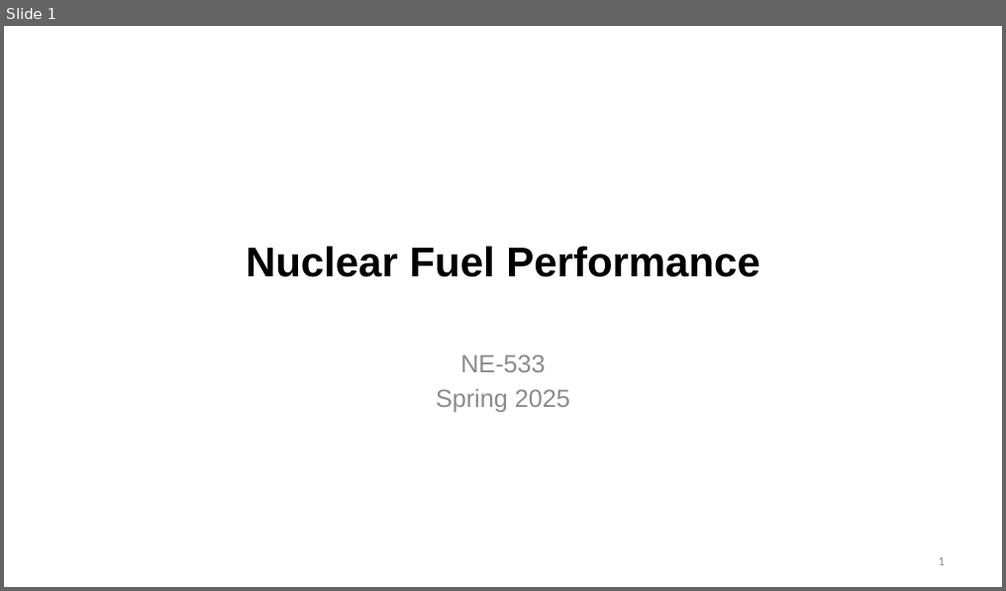
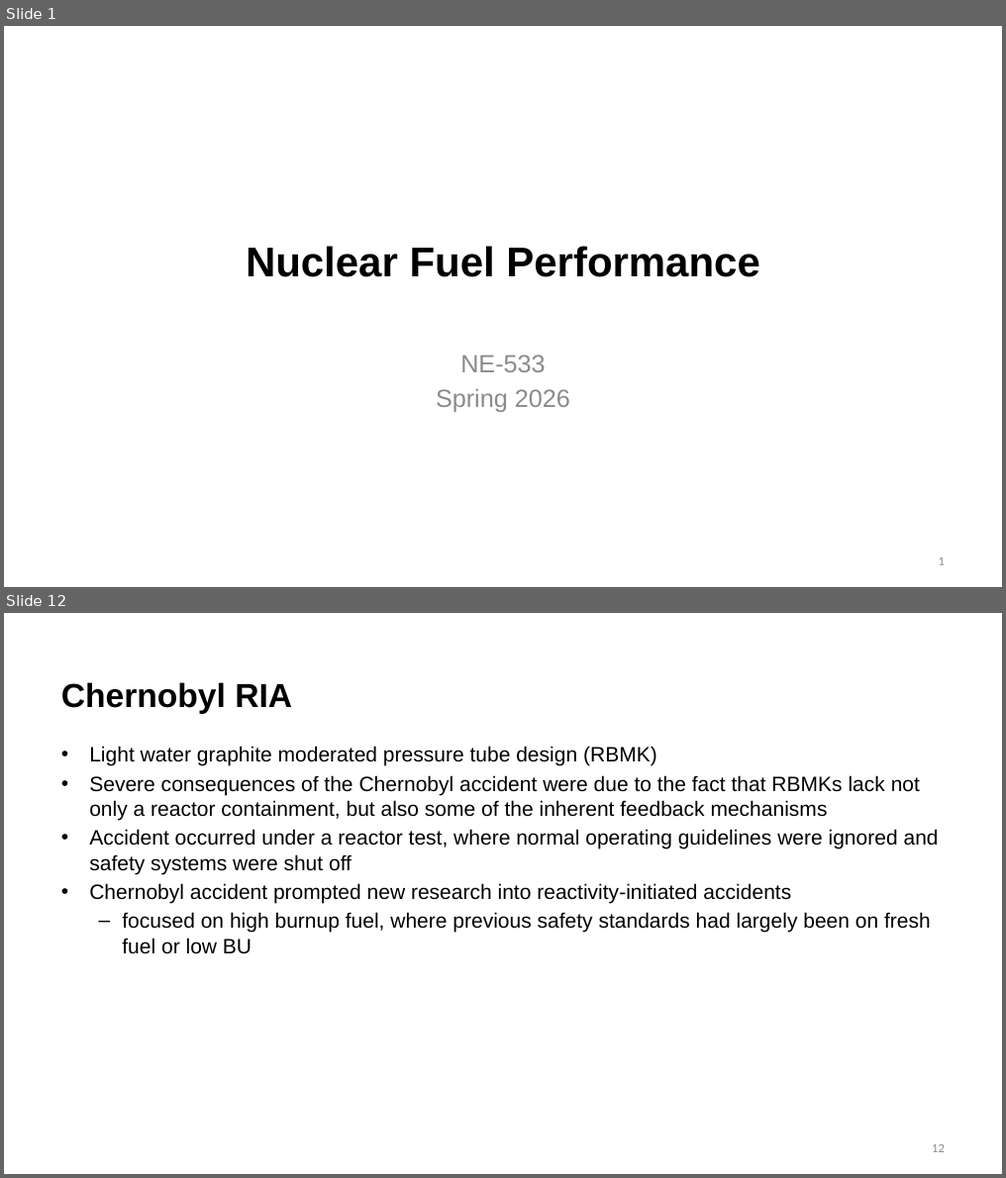
Before and after one commit to benbeeler/TEACHING, a slide deck: Nuclear_Fuel_Performance/NE533_Spring2026/Module4/Lec18_Accidents.pptx. Shown one above the other, each under a label of ours: slide 1 before the commit, slides 1 and 12 after it; the slides between them are not shown. The pictures are 1006x591 and 1006x1178 pixels, drawn with LibreOffice and Linux fonts; fonts in the diff are those of the drawing; background and template pictures are left out. Boxes give left, top, right and bottom in pixels: in the first picture for what was removed or moved away, otherwise in the second. Text is boxed around its words. In the diff, an @@ line names an element or a change of style, - is before the commit and + after.

```diff
--- a/Nuclear_Fuel_Performance/NE533_Spring2026/Module4/Lec18_Accidents.pptx
+++ b/Nuclear_Fuel_Performance/NE533_Spring2026/Module4/Lec18_Accidents.pptx
@@ slide 12 added at [4, 613, 1002, 1174], background #FFFFFF @@
@@ title added at [61, 682, 292, 714], 32 pt, text #000000, bold @@
+Chernobyl RIA
@@ text added at [89, 746, 939, 955], 20 pt, text #000000 @@
+• Light water graphite moderated pressure tube design (RBMK)
+• Severe consequences of the Chernobyl accident were due to the fact that RBMKs lack not only a reactor containment, but also some of the inherent feedback mechanisms
+• Accident occurred under a reactor test, where normal operating guidelines were ignored and safety systems were shut off
+• Chernobyl accident prompted new research into reactivity-initiated accidents
+  – focused on high burnup fuel, where previous safety standards had largely been on fresh fuel or low BU
@@ page number added at [932, 1145, 944, 1153], 12 pt, text #8C8C8C @@
+12
@@ slide 1 changed as well @@
@@ subtitle at [436, 389, 570, 412]: text changed @@
-Spring 2025
+Spring 2026
```
Also in this commit, not shown: 2 other slides changed, 24 other slides added, 12 slides removed, 17 other files.
